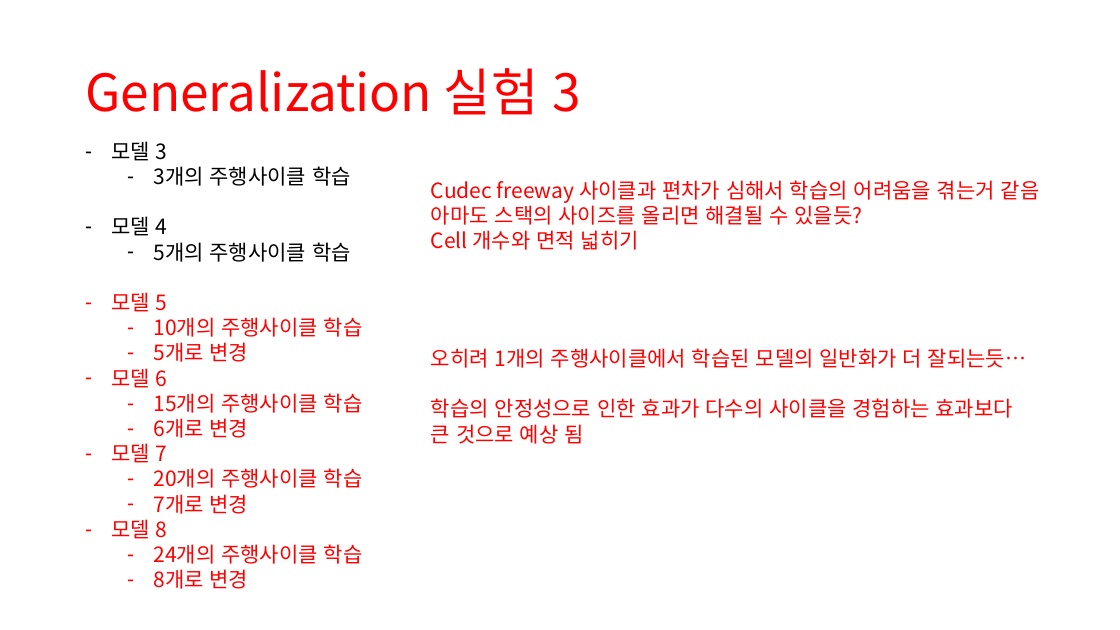
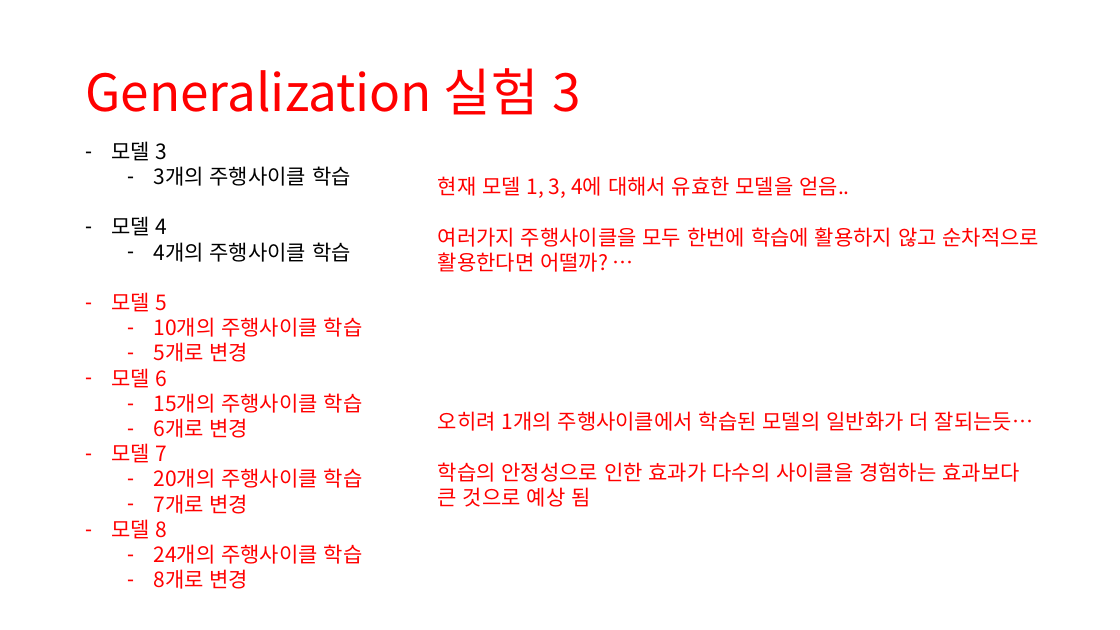
Before and after one commit to zidane89/experiment, a slide deck: slide 47 of 실험정리.pptx. Drawn at 1120x630 pixels with LibreOffice and Linux fonts; fonts in the diff are those of the drawing. Boxes give left, top, right and bottom in pixels: in the first picture for what was removed or moved away, otherwise in the second. Text is boxed around its words. In the diff, an @@ line names an element or a change of style, - is before the commit and + after.

```diff
--- a/실험정리.pptx
+++ b/실험정리.pptx
@@ text added at [438, 176, 1040, 272], 18 pt, text #FF0000 @@
+현재 모델 1, 3, 4에 대해서 유효한 모델을 얻음..
+여러가지 주행사이클을 모두 한번에 학습에 활용하지 않고 순차적으로
+활용한다면 어떨까? …
@@ text removed at [431, 180, 1040, 250] @@
-Cudec freeway 사이클과 편차가 심해서 학습의 어려움을 겪는거 같음
-아마도 스택의 사이즈를 올리면 해결될 수 있을듯?
-Cell 개수와 면적 넓히기
@@ text at [153, 242, 351, 262]: text changed @@
-  – 5개의 주행사이클 학습
+  – 4개의 주행사이클 학습
@@ text "오히려 1개의 주행사이클에서 학습된 모델의 ...": place and size @@
-text "오히려 1개의 주행사이클에서 학습된 모델의 ..." at [431, 348, 1026, 444]
+text "오히려 1개의 주행사이클에서 학습된 모델의 ..." at [438, 411, 1033, 507]
```
Also in this commit, not shown: 3 slides added, 15 other files.
